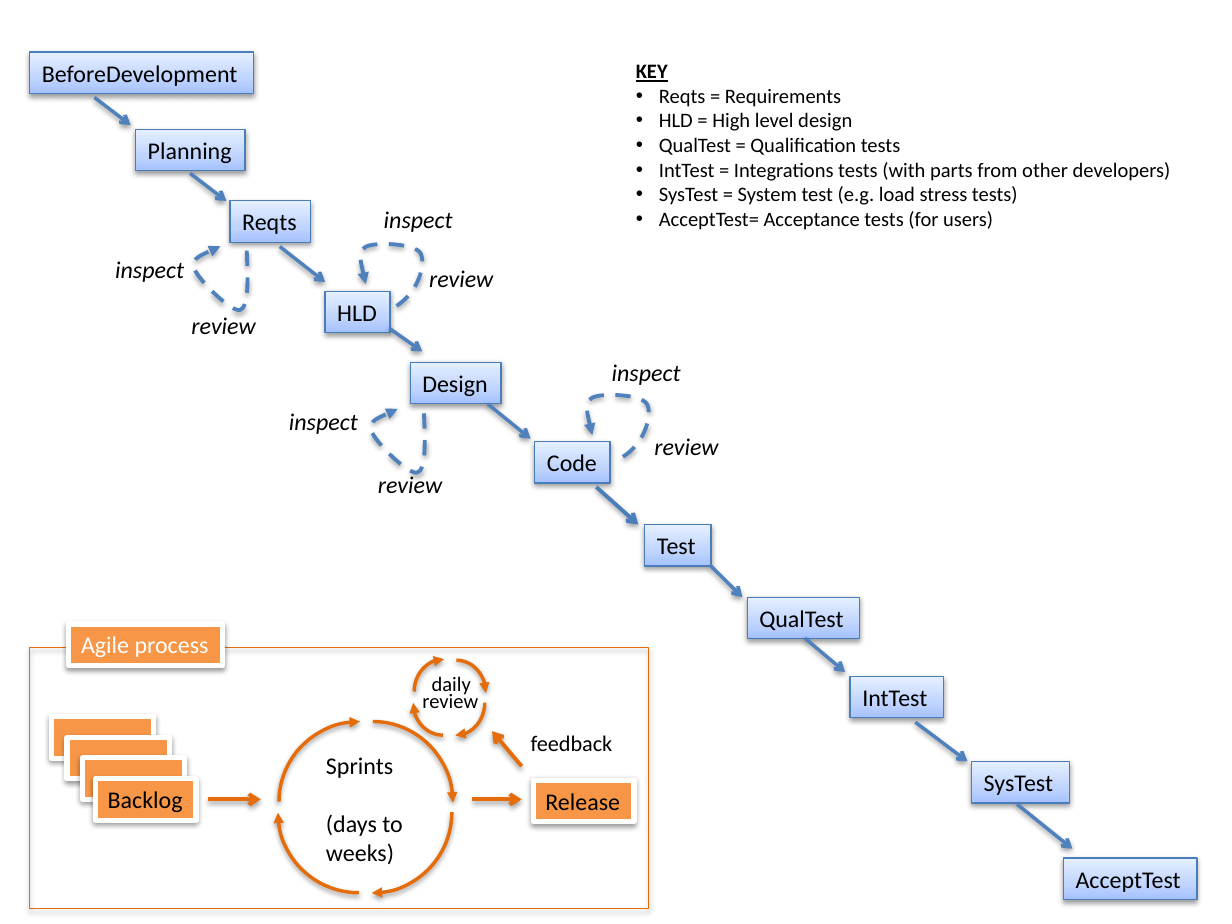
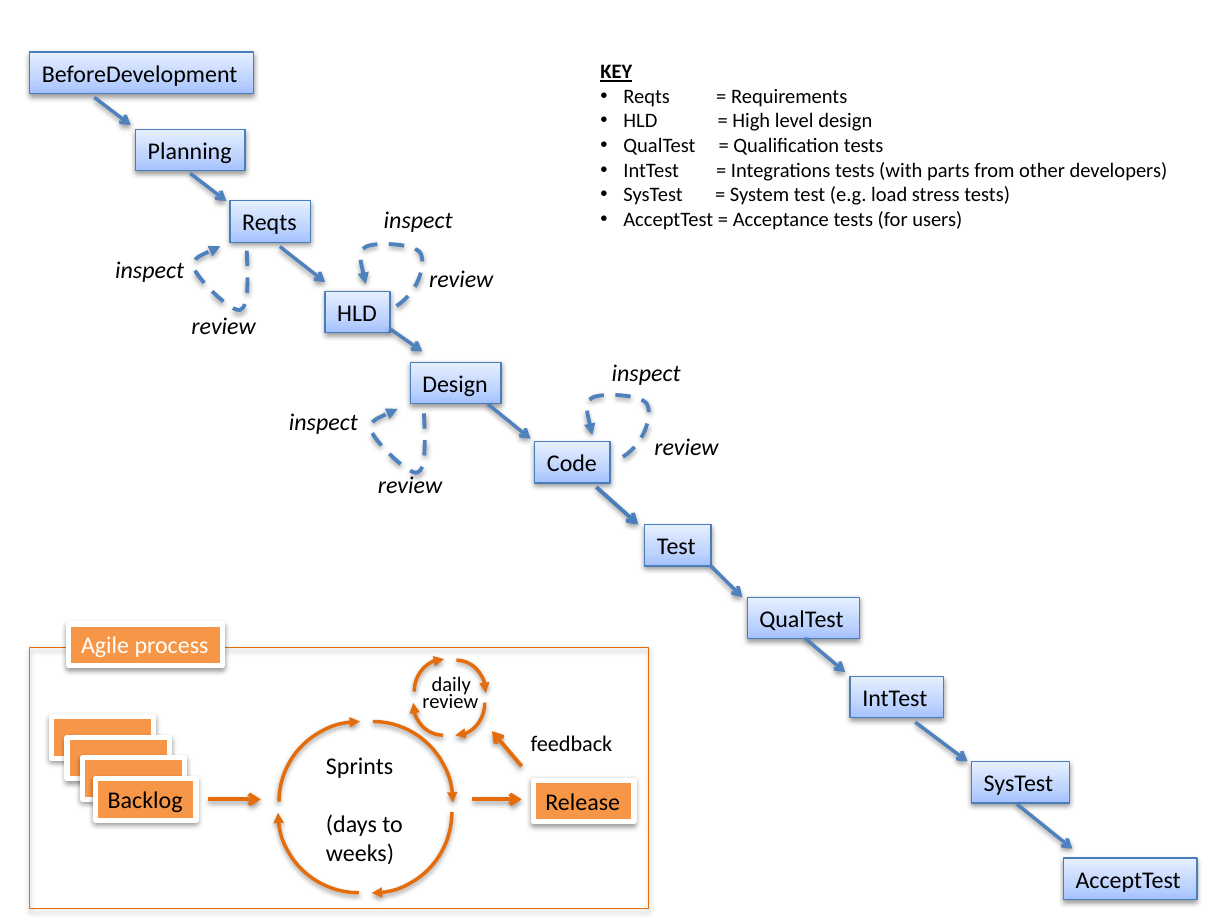
Before and after one commit to ai-se/phaseDelay, a slide deck: slide 1 of waterfall.pptx. Drawn at 1232x924 pixels with LibreOffice and Linux fonts; fonts in the diff are those of the drawing. Boxes give left, top, right and bottom in pixels: in the first picture for what was removed or moved away, otherwise in the second. Text is boxed around its words. In the diff, an @@ line names an element or a change of style, - is before the commit and + after.

```diff
--- a/waterfall.pptx
+++ b/waterfall.pptx
@@ text "KEY": place and size @@
-text "KEY" at box(636, 64, 1171, 230)
+text "KEY" at box(600, 64, 1168, 230)
@@ text at box(623, 211, 962, 230): spaces changed @@
-• AcceptTest= Acceptance tests (for users)
+• AcceptTest = Acceptance tests (for users)
```
Also in this commit, not shown: 1 other file.
